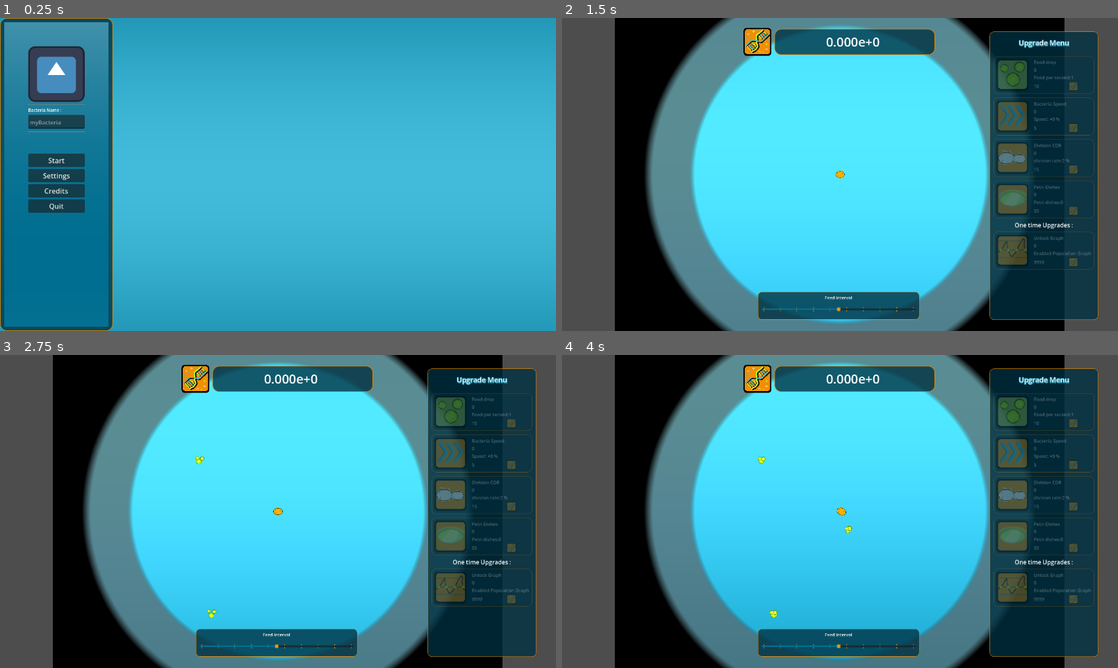
Above: before the commit, frames 1-4 (two rows, left to right).
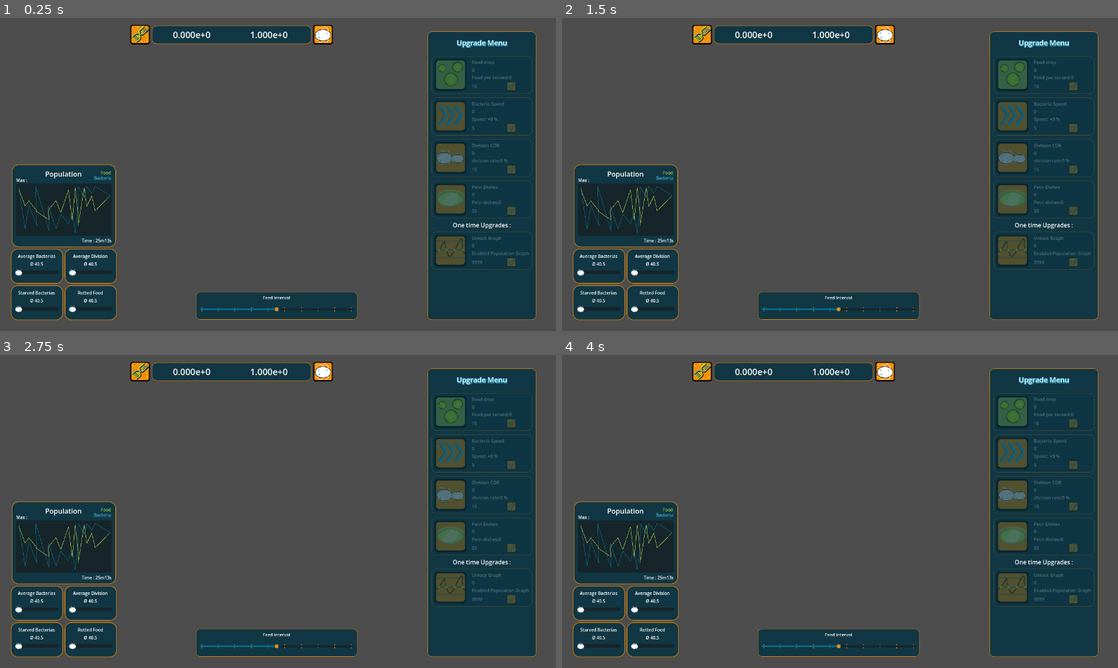
Above: after the commit, the same moments.

Repository: MisterIXI/chili-code-jam-4
Game: Godot game, scene res://entities/game/intro_scene.tscn
Same seed, same stepped clock (60 frames per second), same inputs: the game is played once before the commit and once after it. The engine's default icon, where the game draws it, is replaced by a stand-in: a white triangle on a blue panel in a dark square.
Inputs (mouse positions are in pixels of both pictures, inside the frame that each line leads up to):
- Up to frame 1 (0.25 s): no input
- Up to frame 2 (1.5 s): click (617, 158) at 0.5 s, where only the run before the commit has a clickable "Start"; tap Enter at 1.25 s; move the mouse to (856, 43) at 1.27 s; tap 1 (hotkey_1) at 1.35 s; click (856, 43) at 1.42 s
- Up to frame 3 (2.75 s): tap Space at 2 s; move the mouse to (166, 527) at 2.02 s; tap 1 (hotkey_1) at 2.1 s; click (166, 527) at 2.17 s
- Up to frame 4 (4 s): tap Enter at 2.75 s; move the mouse to (895, 442) at 2.77 s; tap 1 (hotkey_1) at 2.85, 3.6 s; click (895, 442) at 2.92 s; tap Space at 3.5 s; move the mouse to (812, 574) at 3.52 s; click (812, 574) at 3.67 s

The runs differ from the first frame. In frame 1, 99% of the frame differs, in the area x 0-100%, y 0-100%; in frame 2, 71%; in frame 3, 71%; in frame 4, 71%.

Commit message:
upgrade_auto_and_stats

Diff:
--- a/autoload/game_data.gd
+++ b/autoload/game_data.gd
@@ -35,9 +35,9 @@
     u_basic_graphs  =0
     u_advanced_graphs = 0
     u_auto_upgrader =0
-    s_master_volume   =0.1
-    s_music_volume  =0.1
-    s_sound_volume =0.1
+    s_master_volume   =0.5
+    s_music_volume  =0.5
+    s_sound_volume =0.5
     s_fullscreen =0
     s_fps_counter  =1
     s_max_bacterias  =1000
--- a/autoload/upgrade_manager.gd
+++ b/autoload/upgrade_manager.gd
@@ -3,11 +3,27 @@
 signal upgrade_reached_max(_upgrade : Upgrade)
 ## signal for buttons if upgrade.apply_upgrade
 signal update_visual_upgrade(_upgrade : Upgrade)
-
+### Signal upgrade one time
+signal upgrade_purchased_basic_graph()
+signal upgrade_purchased_adv_graph()
+signal upgrade_purchased_auto_upgrader()
+@onready var _auto_upgrade_timer: Timer = $Timer
 ########################################
 ## Current Upgrade_list
 @export var upgrade_list : Array[Upgrade]
 #########################################
+func _ready() -> void:
+    _auto_upgrade_timer.timeout.connect(_auto_ugprade)
+    upgrade_purchased_auto_upgrader.connect(_on_auto_upgrader_purchased)
+
+func _on_auto_upgrader_purchased() ->void:
+    #Start Auto Upgrader
+    _auto_upgrade_timer.start()
+
+func _auto_ugprade() ->void:
+    ## Auto_Upgrade Loop
+    for x in upgrade_list:
+        _level_upgrade(x)
 
 ## functions for buttons
 func _level_upgrade(_upgrade:Upgrade) ->void:
--- a/autoload/upgrade_manager.tscn
+++ b/autoload/upgrade_manager.tscn
@@ -13,3 +13,5 @@
 [node name="Upgrade_Manager" type="Node" unique_id=2047545250]
 script = ExtResource("1_ot2vy")
 upgrade_list = Array[ExtResource("2_rxt34")]([ExtResource("3_gokox"), ExtResource("4_6gngw"), ExtResource("5_cowdu"), ExtResource("6_87hrd"), ExtResource("3_rxt34"), ExtResource("8_vpmb5"), ExtResource("9_g3d3i")])
+
+[node name="Timer" type="Timer" parent="." unique_id=1181629891]
--- a/entities/ui/bacteria_name.gd
+++ b/entities/ui/bacteria_name.gd
@@ -8,3 +8,7 @@
 
 func _on_text_changed() -> void:
 	GameData.p_bacteria_name = text
+
+
+func _on_text_submitted(new_text: String) -> void:
+	GameData.p_bacteria_name = new_text
--- /dev/null
+++ b/entities/ui/bacteria_value.gd
@@ -0,0 +1,11 @@
+extends RichTextLabel
+
+
+# Called when the
+
+func _ready() -> void:
+	text = GameData.num_to_scientific(GameData.p_bacterias)
+
+func _physics_process(_delta: float) -> void:
+	##TODO LATER FORMAT TEXT
+	text = GameData.num_to_scientific(GameData.p_bacterias)
--- a/entities/ui/game_ui.gd
+++ b/entities/ui/game_ui.gd
@@ -16,9 +16,11 @@
 func _ready() -> void:
 	_food_slider.value_changed.connect(_on_food_slider_changed)
 	_food_slider.value = GameData.p_food_slider
+	SoundManager.play_menu_music()
 
 func _on_food_slider_changed(_value : float) ->void:
 	food_slider_changed.emit(MAX_FOOD_INTERVAL -_value)
+
 
 func on_fps_settings_changed(_value : bool) ->void:
 	show_debug_panel(_value)
--- a/entities/ui/game_ui.tscn
+++ b/entities/ui/game_ui.tscn
@@ -11,6 +11,10 @@
 [ext_resource type="Script" uid="uid://bi10p48krxa57" path="res://entities/ui/fps_counter.gd" id="8_3kqnw"]
 [ext_resource type="PackedScene" uid="uid://d1c8cg8ilnlx3" path="res://entities/ui/upgrade_button_base.tscn" id="8_6wbph"]
 [ext_resource type="Script" uid="uid://dfbw6jtgcsjif" path="res://entities/ui/button_one_time_switch.gd" id="8_w31hu"]
+[ext_resource type="Script" uid="uid://bkdrwa624xqbd" path="res://entities/ui/stats_margin.gd" id="9_qko4k"]
+[ext_resource type="Script" uid="uid://dn5r5d60h7b35" path="res://entities/ui/bacteria_value.gd" id="9_qsif6"]
+[ext_resource type="Texture2D" uid="uid://dmad4olaj7da1" path="res://textures/asesprites/bacteria_01_small.png" id="10_0yrf3"]
+[ext_resource type="Texture2D" uid="uid://qkcjp17hx1vl" path="res://textures/ui/upgrade_bacteria.png" id="10_8ai8l"]
 
 [sub_resource type="ShaderMaterial" id="ShaderMaterial_pp468"]
 shader = ExtResource("4_t6hpy")
@@ -35,6 +39,7 @@
 script = ExtResource("1_7g2dv")
 
 [node name="Menu" type="Control" parent="." unique_id=1287745693]
+visible = false
 layout_mode = 3
 anchors_preset = 15
 anchor_right = 1.0
@@ -92,11 +97,12 @@
 theme_override_font_sizes/font_size = 10
 text = "Bacteria Name : "
 
-[node name="TextEdit" type="TextEdit" parent="Menu/HBoxContainer/Button_Container/MarginContainer/VBoxContainer" unique_id=2116596665]
-custom_minimum_size = Vector2(130, 32)
+[node name="TextEdit" type="LineEdit" parent="Menu/HBoxContainer/Button_Container/MarginContainer/VBoxContainer" unique_id=1470177116]
+custom_minimum_size = Vector2(130, 20)
 layout_mode = 2
 theme_override_font_sizes/font_size = 13
 placeholder_text = "myBacteria"
+context_menu_enabled = false
 script = ExtResource("6_ci0l4")
 
 [node name="HSeparator2" type="HSeparator" parent="Menu/HBoxContainer/Button_Container/MarginContainer/VBoxContainer" unique_id=1378679493]
@@ -486,7 +492,6 @@
 one_shot = true
 
 [node name="HUD" type="Control" parent="." unique_id=35774597]
-visible = false
 layout_mode = 3
 anchors_preset = 15
 anchor_right = 1.0
@@ -499,10 +504,11 @@
 anchors_preset = 5
 anchor_left = 0.5
 anchor_right = 0.5
-offset_left = -327.0
-offset_right = 327.0
-offset_bottom = 100.0
+offset_left = -356.00018
+offset_right = 356.00018
+offset_bottom = 110.0
 grow_horizontal = 2
+scale = Vector2(0.7, 0.7)
 theme_override_constants/margin_left = 25
 theme_override_constants/margin_top = 25
 theme_override_constants/margin_right = 25
@@ -530,8 +536,11 @@
 size_flags_horizontal = 0
 size_flags_vertical = 0
 
-[node name="dna_value" type="RichTextLabel" parent="HUD/Dna_Margin/HBoxContainer/DNA_Panel" unique_id=1838924900]
-custom_minimum_size = Vector2(350, 0)
+[node name="HBoxContainer" type="HBoxContainer" parent="HUD/Dna_Margin/HBoxContainer/DNA_Panel" unique_id=969123811]
+layout_mode = 2
+
+[node name="dna_value" type="RichTextLabel" parent="HUD/Dna_Margin/HBoxContainer/DNA_Panel/HBoxContainer" unique_id=1838924900]
+custom_minimum_size = Vector2(250, 0)
 layout_mode = 2
 size_flags_vertical = 4
 theme_override_font_sizes/normal_font_size = 29
@@ -540,87 +549,228 @@
 horizontal_alignment = 1
 script = ExtResource("7_6wbph")
 
+[node name="bacteria_value" type="RichTextLabel" parent="HUD/Dna_Margin/HBoxContainer/DNA_Panel/HBoxContainer" unique_id=158739548]
+custom_minimum_size = Vector2(250, 0)
+layout_mode = 2
+size_flags_vertical = 4
+theme_override_font_sizes/normal_font_size = 29
+text = "35"
+fit_content = true
+horizontal_alignment = 1
+script = ExtResource("9_qsif6")
+
+[node name="TextureRect2" type="TextureRect" parent="HUD/Dna_Margin/HBoxContainer" unique_id=403553264]
+layout_mode = 2
+size_flags_horizontal = 8
+texture = ExtResource("10_8ai8l")
+expand_mode = 2
+stretch_mode = 3
+
 [node name="Stats_Margin" type="MarginContainer" parent="HUD" unique_id=583007973]
 layout_mode = 1
-anchors_preset = 4
-anchor_top = 0.5
-anchor_bottom = 0.5
-offset_top = -77.0
+anchors_preset = 2
+anchor_top = 1.0
+anchor_bottom = 1.0
+offset_top = -408.0
 offset_right = 958.0
-offset_bottom = 77.0
-grow_vertical = 2
+grow_vertical = 0
 theme_override_constants/margin_left = 25
 theme_override_constants/margin_top = 25
 theme_override_constants/margin_right = 25
 theme_override_constants/margin_bottom = 25
+script = ExtResource("9_qko4k")
 
 [node name="Stat_Panel" type="PanelContainer" parent="HUD/Stats_Margin" unique_id=438189905]
 layout_mode = 2
 size_flags_horizontal = 0
 theme_override_styles/panel = SubResource("StyleBoxEmpty_08gs2")
 
-[node name="GridContainer" type="GridContainer" parent="HUD/Stats_Margin/Stat_Panel" unique_id=681321474]
-layout_mode = 2
-columns = 2
-
-[node name="DNA_Panel5" type="PanelContainer" parent="HUD/Stats_Margin/Stat_Panel/GridContainer" unique_id=415950968]
-visible = false
+[node name="VBoxContainer" type="VBoxContainer" parent="HUD/Stats_Margin/Stat_Panel" unique_id=1957779222]
+layout_mode = 2
+
+[node name="Basic_Graph" type="PanelContainer" parent="HUD/Stats_Margin/Stat_Panel/VBoxContainer" unique_id=415950968]
+custom_minimum_size = Vector2(240, 190)
 layout_mode = 2
 size_flags_horizontal = 4
 size_flags_vertical = 0
 
-[node name="epic_stat_01" type="RichTextLabel" parent="HUD/Stats_Margin/Stat_Panel/GridContainer/DNA_Panel5" unique_id=494110380]
+[node name="VBoxContainer" type="VBoxContainer" parent="HUD/Stats_Margin/Stat_Panel/VBoxContainer/Basic_Graph" unique_id=1533959206]
+layout_mode = 2
+
+[node name="epic_stat_01" type="RichTextLabel" parent="HUD/Stats_Margin/Stat_Panel/VBoxContainer/Basic_Graph/VBoxContainer" unique_id=494110380]
 custom_minimum_size = Vector2(120, 30)
 layout_mode = 2
 size_flags_vertical = 4
-text = "EPIC STAT"
+text = "Population"
 fit_content = true
 horizontal_alignment = 1
 
-[node name="DNA_Panel6" type="PanelContainer" parent="HUD/Stats_Margin/Stat_Panel/GridContainer" unique_id=391298848]
-visible = false
+[node name="Panel" type="Panel" parent="HUD/Stats_Margin/Stat_Panel/VBoxContainer/Basic_Graph/VBoxContainer" unique_id=1483087503]
+custom_minimum_size = Vector2(200, 120)
+layout_mode = 2
+
+[node name="Line2D_bactera" type="Line2D" parent="HUD/Stats_Margin/Stat_Panel/VBoxContainer/Basic_Graph/VBoxContainer/Panel" unique_id=1265016761]
+position = Vector2(5.9790564, 6.0283036)
+scale = Vector2(0.97905767, 1.0283022)
+points = PackedVector2Array(0, 0, 15, 96, 24, 42, 43, 88, 40, 0, 71, 99, 70, 45, 88, 96, 99, 62, 117, 84, 126, 59, 133, 104, 139, 51, 140, 25, 140, 0, 154, 25, 160, 0, 172, 16, 180, 0, 215, 21)
+width = 1.0
+default_color = Color(0, 0.43137255, 0.5647059, 1)
+
+[node name="Line2D_food" type="Line2D" parent="HUD/Stats_Margin/Stat_Panel/VBoxContainer/Basic_Graph/VBoxContainer/Panel" unique_id=1248069116]
+position = Vector2(5.9790564, 6.0283036)
+scale = Vector2(0.97905767, 1.0283022)
+points = PackedVector2Array(0, 5, 15, 44, 24, 33, 43, 55, 40, 55, 71, 75, 70, 53, 88, 32, 99, 59, 117, 8, 126, 77, 133, 4, 139, 55, 140, 77, 140, 88, 154, 3, 160, 45, 172, 22, 180, 55, 215, 21)
+width = 1.0
+default_color = Color(0.6, 0.7607843, 0.3019608, 1)
+
+[node name="max_Label" type="Label" parent="HUD/Stats_Margin/Stat_Panel/VBoxContainer/Basic_Graph/VBoxContainer/Panel" unique_id=1652978863]
+layout_mode = 0
+offset_top = -15.0
+offset_right = 40.0
+offset_bottom = 8.0
+theme_override_font_sizes/font_size = 10
+text = "Max : "
+
+[node name="food" type="Label" parent="HUD/Stats_Margin/Stat_Panel/VBoxContainer/Basic_Graph/VBoxContainer/Panel" unique_id=965200088]
+layout_mode = 0
+offset_left = 195.0
+offset_top = -32.0
+offset_right = 235.0
+offset_bottom = -9.0
+theme_override_colors/font_color = Color(0.6, 0.7607843, 0.3019608, 1)
+theme_override_font_sizes/font_size = 10
+text = "Food"
+
+[node name="bacteria" type="Label" parent="HUD/Stats_Margin/Stat_Panel/VBoxContainer/Basic_Graph/VBoxContainer/Panel" unique_id=1601919825]
+layout_mode = 0
+offset_left = 179.0
+offset_top = -20.0
+offset_right = 219.0
+offset_bottom = 3.0
+theme_override_colors/font_color = Color(0.25490198, 0.73333335, 0.8509804, 1)
+theme_override_font_sizes/font_size = 10
+text = "Bacteria"
+
+[node name="time_Label" type="Label" parent="HUD/Stats_Margin/Stat_Panel/VBoxContainer/Basic_Graph/VBoxContainer/Panel" unique_id=1879507901]
+layout_mode = 0
+offset_left = 151.0
+offset_top = 124.0
+offset_right = 220.0
+offset_bottom = 147.0
+theme_override_font_sizes/font_size = 10
+text = "Time : 25m13s"
+
+[node name="GridContainer" type="GridContainer" parent="HUD/Stats_Margin/Stat_Panel/VBoxContainer" unique_id=676837710]
+layout_mode = 2
+columns = 2
+
+[node name="Adv_stat_01" type="PanelContainer" parent="HUD/Stats_Margin/Stat_Panel/VBoxContainer/GridContainer" unique_id=391298848]
+custom_minimum_size = Vector2(120, 80)
 layout_mode = 2
 size_flags_horizontal = 4
 size_flags_vertical = 0
 
-[node name="epic_stat_02" type="RichTextLabel" parent="HUD/Stats_Margin/Stat_Panel/GridContainer/DNA_Panel6" unique_id=369452133]
-custom_minimum_size = Vector2(120, 30)
-layout_mode = 2
-size_flags_vertical = 4
-text = "EPIC STAT"
-fit_content = true
-horizontal_alignment = 1
-
-[node name="DNA_Panel3" type="PanelContainer" parent="HUD/Stats_Margin/Stat_Panel/GridContainer" unique_id=1044816079]
-visible = false
+[node name="VBoxContainer" type="VBoxContainer" parent="HUD/Stats_Margin/Stat_Panel/VBoxContainer/GridContainer/Adv_stat_01" unique_id=620332194]
+layout_mode = 2
+
+[node name="Label" type="Label" parent="HUD/Stats_Margin/Stat_Panel/VBoxContainer/GridContainer/Adv_stat_01/VBoxContainer" unique_id=402447309]
+layout_mode = 2
+theme_override_font_sizes/font_size = 10
+text = "Average Bacterias"
+horizontal_alignment = 1
+
+[node name="Label2" type="Label" parent="HUD/Stats_Margin/Stat_Panel/VBoxContainer/GridContainer/Adv_stat_01/VBoxContainer" unique_id=837399063]
+layout_mode = 2
+theme_override_font_sizes/font_size = 10
+text = "Ø 40.5"
+horizontal_alignment = 1
+
+[node name="bacteria_slider" type="HSlider" parent="HUD/Stats_Margin/Stat_Panel/VBoxContainer/GridContainer/Adv_stat_01/VBoxContainer" unique_id=1254526878]
+layout_mode = 2
+theme_override_icons/grabber_disabled = ExtResource("10_0yrf3")
+editable = false
+scrollable = false
+
+[node name="Adv_stat_02" type="PanelContainer" parent="HUD/Stats_Margin/Stat_Panel/VBoxContainer/GridContainer" unique_id=1373995150]
+custom_minimum_size = Vector2(120, 80)
 layout_mode = 2
 size_flags_horizontal = 4
 size_flags_vertical = 0
 
-[node name="epic_stat_03" type="RichTextLabel" parent="HUD/Stats_Margin/Stat_Panel/GridContainer/DNA_Panel3" unique_id=838124827]
-custom_minimum_size = Vector2(120, 30)
-layout_mode = 2
-size_flags_vertical = 4
-text = "EPIC STAT"
-fit_content = true
-horizontal_alignment = 1
-
-[node name="DNA_Panel4" type="PanelContainer" parent="HUD/Stats_Margin/Stat_Panel/GridContainer" unique_id=66092907]
-visible = false
+[node name="VBoxContainer" type="VBoxContainer" parent="HUD/Stats_Margin/Stat_Panel/VBoxContainer/GridContainer/Adv_stat_02" unique_id=994463170]
+layout_mode = 2
+
+[node name="Label" type="Label" parent="HUD/Stats_Margin/Stat_Panel/VBoxContainer/GridContainer/Adv_stat_02/VBoxContainer" unique_id=35610660]
+layout_mode = 2
+theme_override_font_sizes/font_size = 10
+text = "Average Division"
+horizontal_alignment = 1
+
+[node name="Label2" type="Label" parent="HUD/Stats_Margin/Stat_Panel/VBoxContainer/GridContainer/Adv_stat_02/VBoxContainer" unique_id=1736222282]
+layout_mode = 2
+theme_override_font_sizes/font_size = 10
+text = "Ø 40.5"
+horizontal_alignment = 1
+
+[node name="bacteria_slider" type="HSlider" parent="HUD/Stats_Margin/Stat_Panel/VBoxContainer/GridContainer/Adv_stat_02/VBoxContainer" unique_id=1779986612]
+layout_mode = 2
+theme_override_icons/grabber_disabled = ExtResource("10_0yrf3")
+editable = false
+scrollable = false
+
+[node name="Adv_stat_03" type="PanelContainer" parent="HUD/Stats_Margin/Stat_Panel/VBoxContainer/GridContainer" unique_id=1044816079]
+custom_minimum_size = Vector2(120, 80)
 layout_mode = 2
 size_flags_horizontal = 4
 size_flags_vertical = 0
 
-[node name="epic_stat_04" type="RichTextLabel" parent="HUD/Stats_Margin/Stat_Panel/GridContainer/DNA_Panel4" unique_id=795227367]
-custom_minimum_size = Vector2(120, 30)
-layout_mode = 2
-size_flags_vertical = 4
-text = "EPIC STAT"
-fit_content = true
-horizontal_alignment = 1
-
-[node name="VBoxContainer" type="VBoxContainer" parent="HUD/Stats_Margin/Stat_Panel" unique_id=1287557712]
-layout_mode = 2
+[node name="VBoxContainer" type="VBoxContainer" parent="HUD/Stats_Margin/Stat_Panel/VBoxContainer/GridContainer/Adv_stat_03" unique_id=1996716815]
+layout_mode = 2
+
+[node name="Label" type="Label" parent="HUD/Stats_Margin/Stat_Panel/VBoxContainer/GridContainer/Adv_stat_03/VBoxContainer" unique_id=680284993]
+layout_mode = 2
+theme_override_font_sizes/font_size = 10
+text = "Starved Bacterias"
+horizontal_alignment = 1
+
+[node name="Label2" type="Label" parent="HUD/Stats_Margin/Stat_Panel/VBoxContainer/GridContainer/Adv_stat_03/VBoxContainer" unique_id=519868425]
+layout_mode = 2
+theme_override_font_sizes/font_size = 10
+text = "Ø 40.5"
+horizontal_alignment = 1
+
+[node name="bacteria_slider" type="HSlider" parent="HUD/Stats_Margin/Stat_Panel/VBoxContainer/GridContainer/Adv_stat_03/VBoxContainer" unique_id=2109024042]
+layout_mode = 2
+theme_override_icons/grabber_disabled = ExtResource("10_0yrf3")
+editable = false
+scrollable = false
+
+[node name="Adv_stat_04" type="PanelContainer" parent="HUD/Stats_Margin/Stat_Panel/VBoxContainer/GridContainer" unique_id=1885513984]
+custom_minimum_size = Vector2(120, 80)
+layout_mode = 2
+size_flags_horizontal = 4
+size_flags_vertical = 0
+
+[node name="VBoxContainer" type="VBoxContainer" parent="HUD/Stats_Margin/Stat_Panel/VBoxContainer/GridContainer/Adv_stat_04" unique_id=194916041]
+layout_mode = 2
+
+[node name="Label" type="Label" parent="HUD/Stats_Margin/Stat_Panel/VBoxContainer/GridContainer/Adv_stat_04/VBoxContainer" unique_id=637518760]
+layout_mode = 2
+theme_override_font_sizes/font_size = 10
+text = "Rotted Food"
+horizontal_alignment = 1
+
+[node name="Label2" type="Label" parent="HUD/Stats_Margin/Stat_Panel/VBoxContainer/GridContainer/Adv_stat_04/VBoxContainer" unique_id=2143846481]
+layout_mode = 2
+theme_override_font_sizes/font_size = 10
+text = "Ø 40.5"
+horizontal_alignment = 1
+
+[node name="bacteria_slider" type="HSlider" parent="HUD/Stats_Margin/Stat_Panel/VBoxContainer/GridContainer/Adv_stat_04/VBoxContainer" unique_id=343469009]
+layout_mode = 2
+theme_override_icons/grabber_disabled = ExtResource("10_0yrf3")
+editable = false
+scrollable = false
 
 [node name="Button_Margin" type="MarginContainer" parent="HUD" unique_id=2010309721]
 layout_mode = 1
@@ -803,3 +953,4 @@
 debug_control = NodePath("../../../../..")
 
 [connection signal="text_changed" from="Menu/HBoxContainer/Button_Container/MarginContainer/VBoxContainer/TextEdit" to="Menu/HBoxContainer/Button_Container/MarginContainer/VBoxContainer/TextEdit" method="_on_text_changed"]
+[connection signal="text_submitted" from="Menu/HBoxContainer/Button_Container/MarginContainer/VBoxContainer/TextEdit" to="Menu/HBoxContainer/Button_Container/MarginContainer/VBoxContainer/TextEdit" method="_on_text_submitted"]
--- /dev/null
+++ b/entities/ui/stats_margin.gd
@@ -0,0 +1,22 @@
+extends MarginContainer
+
+@onready var _basic_graph_panel : PanelContainer = $Stat_Panel/VBoxContainer/Basic_Graph
+
+@onready var _advanced_stat_01 : PanelContainer = $Stat_Panel/VBoxContainer/GridContainer/Adv_stat_01
+@onready var _advanced_stat_02 : PanelContainer = $Stat_Panel/VBoxContainer/GridContainer/Adv_stat_02
+@onready var _advanced_stat_03 : PanelContainer = $Stat_Panel/VBoxContainer/GridContainer/Adv_stat_03
+@onready var _advanced_stat_04 : PanelContainer = $Stat_Panel/VBoxContainer/GridContainer/Adv_stat_04
+
+# Called when the node enters the scene tree for the first time.
+func _ready() -> void:
+	UpgradeManager.upgrade_purchased_basic_graph.connect(_activate_basic_graph)
+	UpgradeManager.upgrade_purchased_adv_graph.connect(_activate_advanced_stats)
+
+func _activate_basic_graph() ->void:
+	_basic_graph_panel.show()
+
+func _activate_advanced_stats() ->void:
+	_advanced_stat_01.show()
+	_advanced_stat_02.show()
+	_advanced_stat_03.show()
+	_advanced_stat_04.show()
--- a/entities/upgrades/advanced_graph.gd
+++ b/entities/upgrades/advanced_graph.gd
@@ -5,6 +5,7 @@
 
     GameData.u_advanced_graphs = 1
     print(upgrade_level_valid())
+    UpgradeManager.upgrade_purchased_adv_graph.emit()
 
 func get_effect_value_text()  ->String:
     var _temp :String ="more Details"
--- a/entities/upgrades/auto_upgrader.gd
+++ b/entities/upgrades/auto_upgrader.gd
@@ -5,7 +5,7 @@
 
     GameData.u_auto_upgrader = 1
     print(upgrade_level_valid())
-
+    UpgradeManager.upgrade_purchased_auto_upgrader.emit()
 
 func get_effect_value_text()  ->String:
     var _temp :String ="The cheapest will buy automatically"
--- a/entities/upgrades/bacteria_division_cdr.gd
+++ b/entities/upgrades/bacteria_division_cdr.gd
@@ -6,9 +6,9 @@
         GameData.u_bacteria_division_cdr += 1
         upgrade_level +=1
         upgrade_cost = int(upgrade_cost_multiplier * upgrade_cost)
-        upgrade_multiplier *= upgrade_level
+
 
 
 func get_effect_value_text()  ->String:
-    var _temp :String ="division rate:%d %%" % [int(upgrade_multiplier)]
+    var _temp :String ="division rate:%d %%" % [int(upgrade_multiplier * upgrade_level)]
     return _temp
--- a/entities/upgrades/bacteria_speed.gd
+++ b/entities/upgrades/bacteria_speed.gd
@@ -6,8 +6,7 @@
         GameData.u_bacteria_speed+= 1
         upgrade_level +=1
         upgrade_cost = int(upgrade_cost_multiplier * upgrade_cost)
-        upgrade_multiplier *= upgrade_level
 
 func get_effect_value_text()  ->String:
-    var _temp :String ="Speed: +%d %%" % [upgrade_multiplier * upgrade_level]
+    var _temp :String ="Speed: +%d %%" % [int(upgrade_multiplier * upgrade_level)]
     return  _temp
--- a/entities/upgrades/basic_graphs.gd
+++ b/entities/upgrades/basic_graphs.gd
@@ -4,6 +4,7 @@
 func apply_upgrade():
     GameData.u_basic_graphs= 1
     print(upgrade_level_valid())
+    UpgradeManager.upgrade_purchased_basic_graph.emit()
 
 
 func get_effect_value_text()  ->String:
--- a/entities/upgrades/food_drop_max.gd
+++ b/entities/upgrades/food_drop_max.gd
@@ -7,9 +7,8 @@
         GameData.u_food_drop_max += 1
         upgrade_level +=1
         upgrade_cost = int(upgrade_cost_multiplier * upgrade_cost)
-        upgrade_multiplier *= upgrade_level
 
 
 func get_effect_value_text()  ->String:
-    var _temp :String ="Food per second:%d" % [upgrade_multiplier * GameData.p_food_slider]
+    var _temp :String ="Food per second:%d" % [int(upgrade_multiplier* upgrade_level* GameData.p_food_slider)]
     return  _temp
--- a/entities/upgrades/petri_dishes.gd
+++ b/entities/upgrades/petri_dishes.gd
@@ -6,9 +6,8 @@
         GameData.u_petri_dishes += 1
         upgrade_level +=1
         upgrade_cost = int(upgrade_cost_multiplier * upgrade_cost)
-        upgrade_multiplier *= upgrade_level
 
 
 func get_effect_value_text()  ->String:
-    var _temp :String ="Petri dishes:%d" % [upgrade_multiplier * upgrade_level]
+    var _temp :String ="Petri dishes:%d" % [int(upgrade_multiplier* upgrade_level)]
     return  _temp
Not shown, added: entities/ui/bacteria_value.gd.uid
Not shown, added: entities/ui/stats_margin.gd.uid
Binary file added: textures/asesprites/bacteria_01_small.png
Not shown, added: textures/asesprites/bacteria_01_small.png.import
Binary file added: textures/ui/camera_switch_icon.png
Not shown, added: textures/ui/camera_switch_icon.png.import
Binary file changed: textures/ui/panel.aseprite
